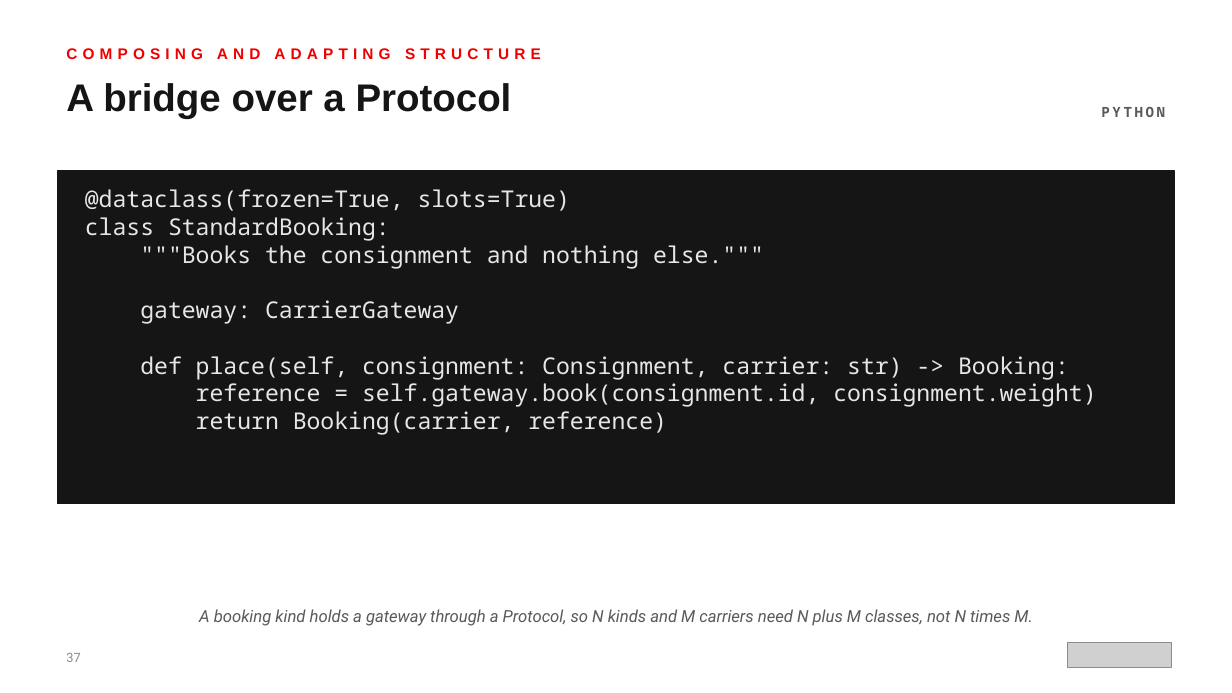
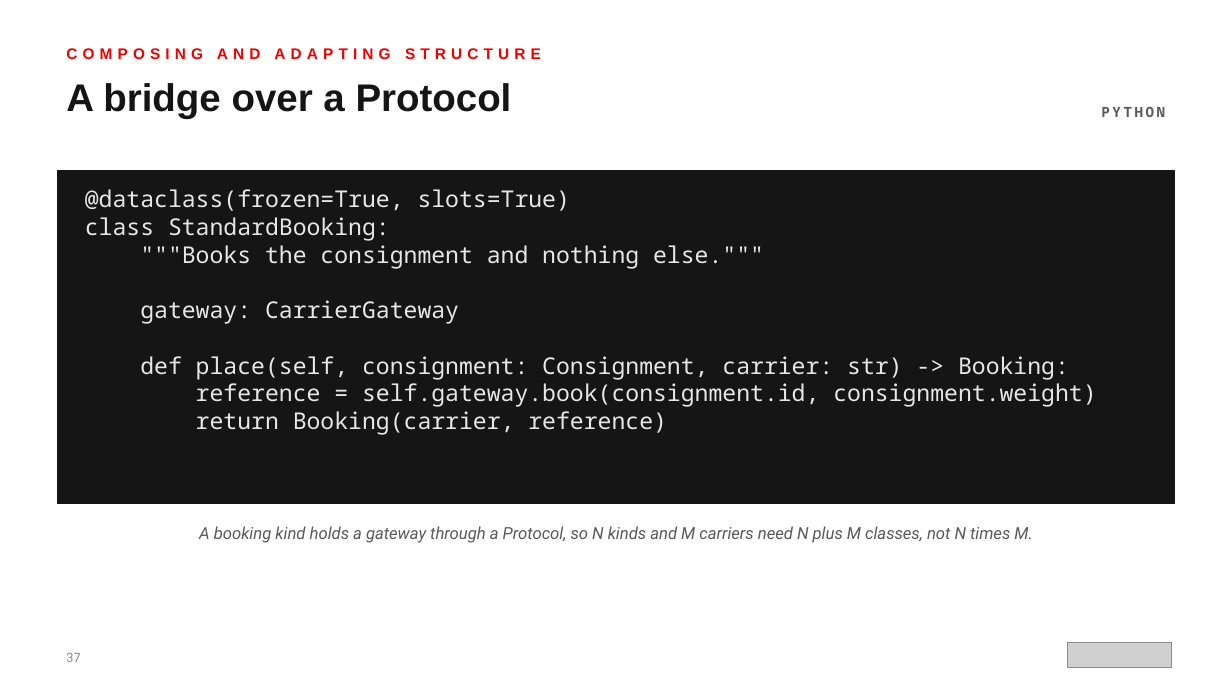
Before and after one commit to patterncatalyst/design-patterns-with-python, a slide deck: slide 37 of presentation/design-patterns-with-python-101-patterns-and-solid.pptx. Drawn at 1232x693 pixels with LibreOffice and Linux fonts; fonts in the diff are those of the drawing; grey boxes stand for pictures. Boxes give left, top, right and bottom in pixels: in the first picture for what was removed or moved away, otherwise in the second. Text is boxed around its words. In the diff, an @@ line names an element or a change of style, - is before the commit and + after.

```diff
--- a/presentation/design-patterns-with-python-101-patterns-and-solid.pptx
+++ b/presentation/design-patterns-with-python-101-patterns-and-solid.pptx
@@ text "A booking kind holds a ..." moved from (x1=199, y1=609, x2=1032, y2=626) to (x1=199, y1=526, x2=1032, y2=543) @@
```
Also in this commit, not shown: 23 other slides changed, 5 other files.
